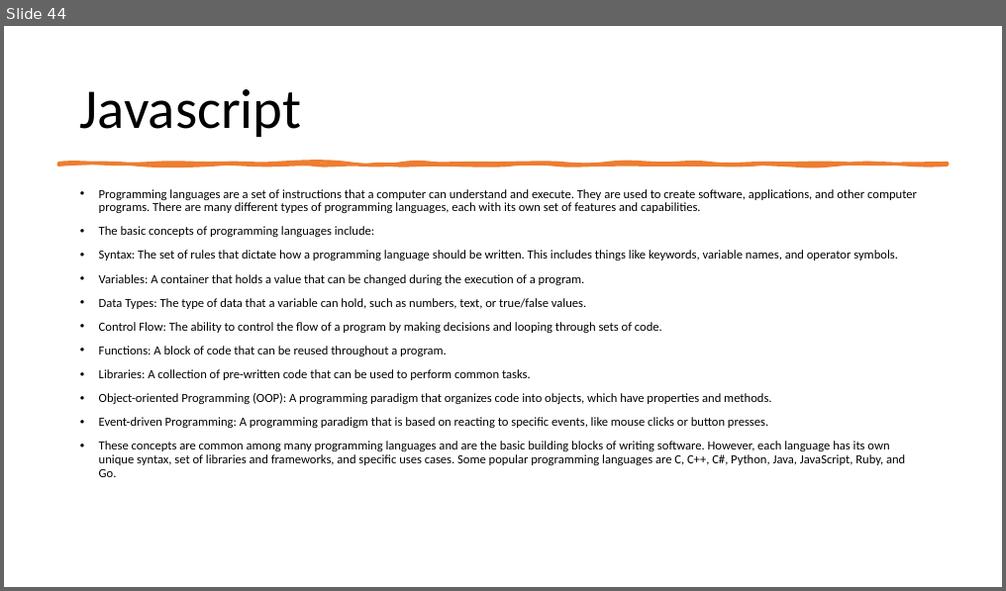
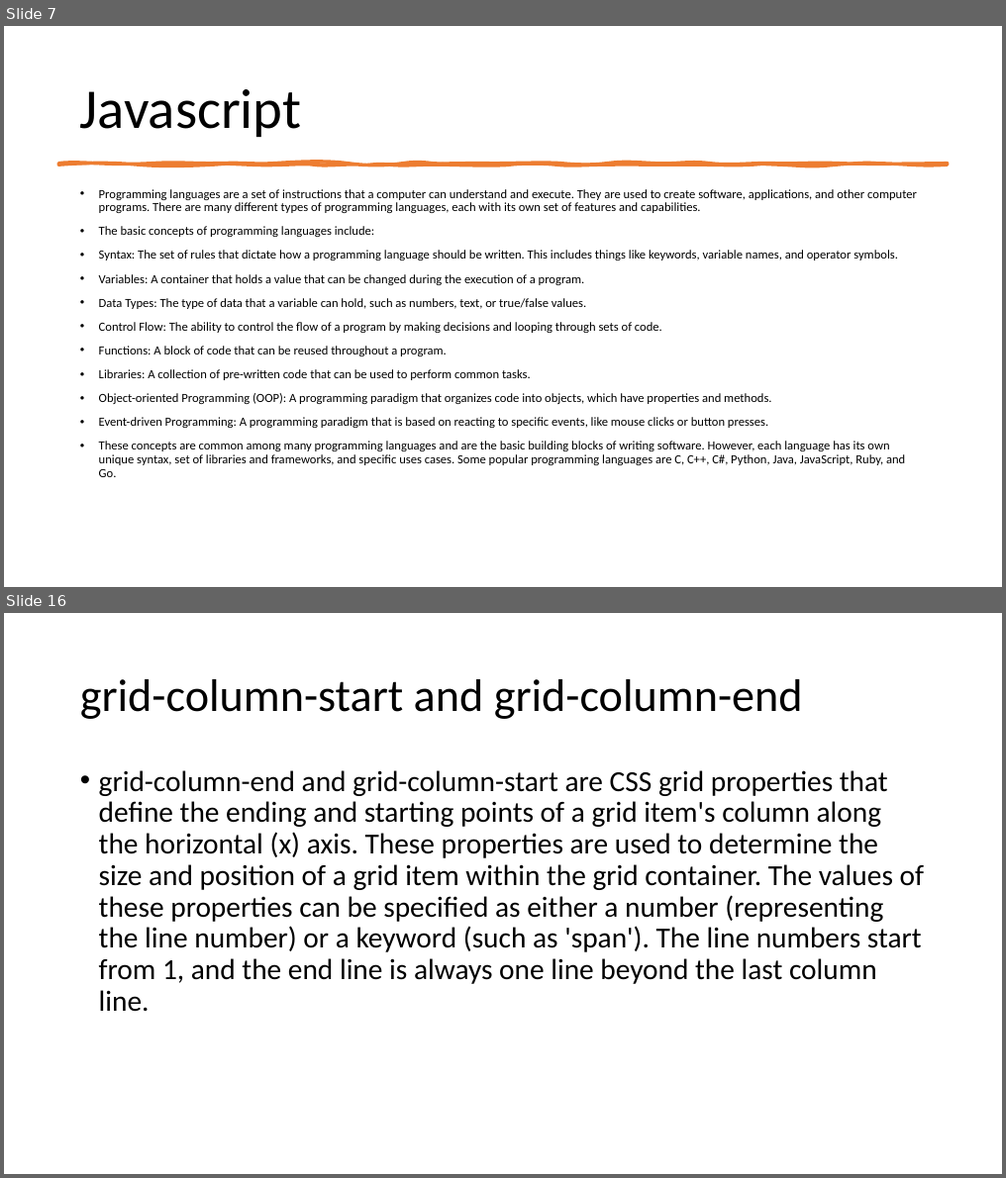
Before and after one commit to 1shaked/full-stack, a slide deck: 5ass/main5.pptx. Shown one above the other, each under a label of ours: slide 44 before the commit, slides 7 and 16 after it; the slides between them are not shown. The pictures are 1006x591 and 1006x1178 pixels, drawn with LibreOffice and Linux fonts; fonts in the diff are those of the drawing. Boxes give left, top, right and bottom in pixels: in the first picture for what was removed or moved away, otherwise in the second. Text is boxed around its words. In the diff, an @@ line names an element or a change of style, - is before the commit and + after.

```diff
--- a/5ass/main5.pptx
+++ b/5ass/main5.pptx
@@ slide 16 added at (4,613,1002,1174), background #FFFFFF @@
@@ title added at (80,679,803,719), 44 pt, text #000000 @@
+grid-column-start and grid-column-end
@@ text added at (99,770,924,1012), 28 pt, text #000000 @@
+• grid-column-end and grid-column-start are CSS grid properties that define the ending and starting points of a grid item's column along the horizontal (x) axis. These properties are used to determine the size and position of a grid item within the grid container. The values of these properties can be specified as either a number (representing the line number) or a keyword (such as 'span'). The line numbers start from 1, and the end line is always one line beyond the last column line.
@@ what was slide 44 is now slide 7 @@
```
Also in this commit, not shown: 1 slide changed, 18 other slides added, 35 slides removed, 27 other files.
